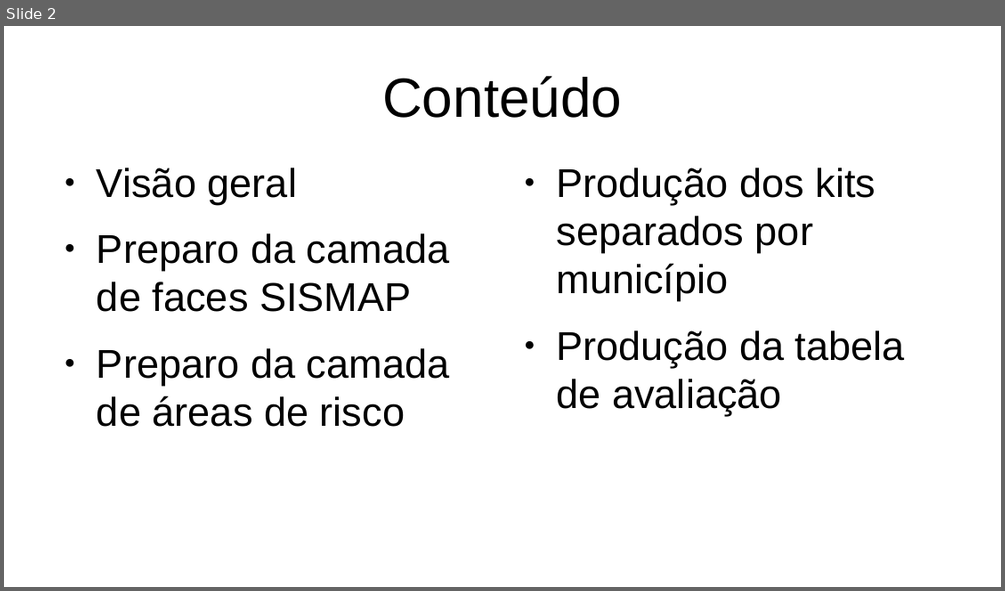
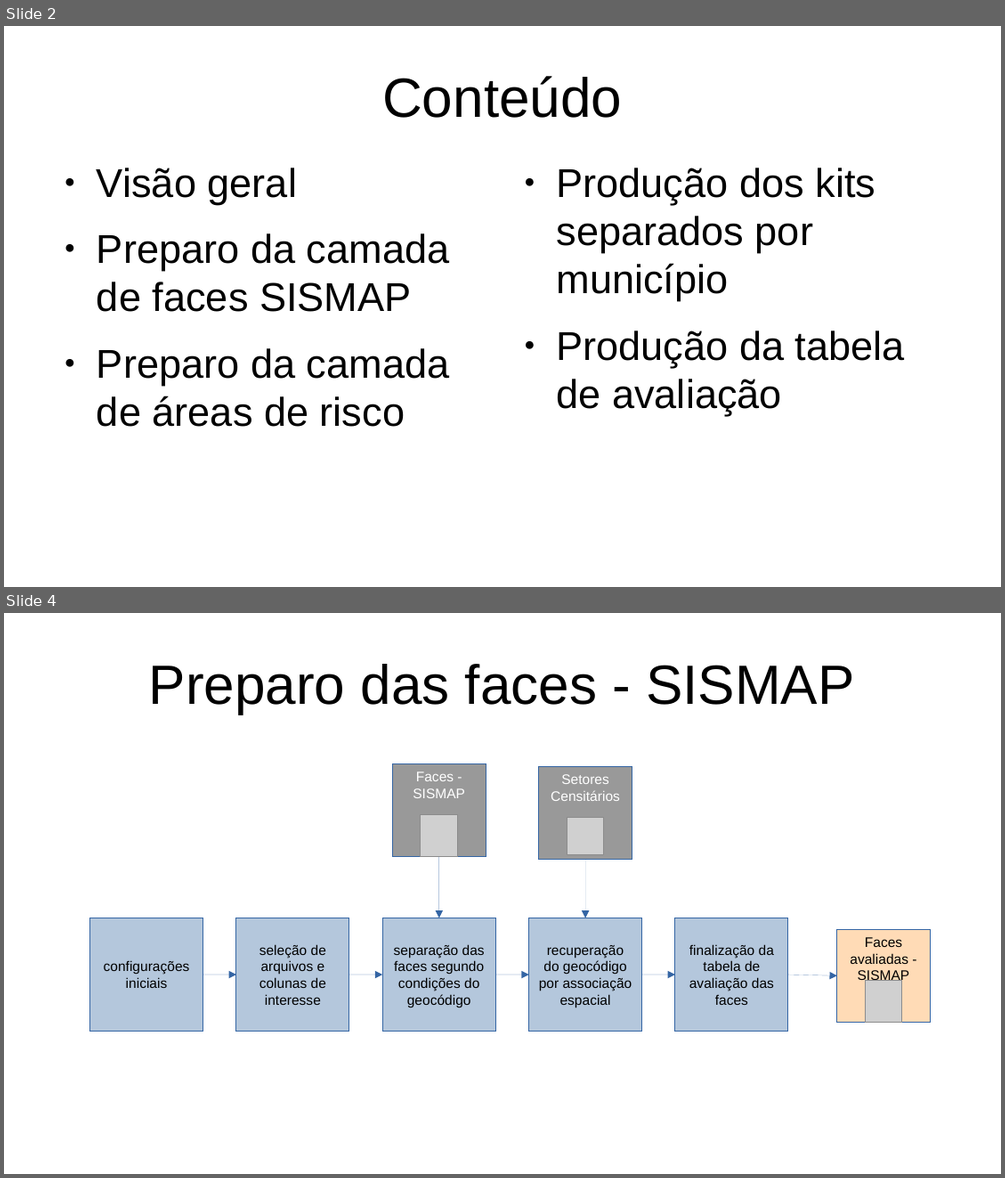
Before and after one commit to jcmartinssh/kits-BATER, a slide deck: apresentacao.odp. Shown one above the other, each under a label of ours: slide 2 before the commit, slides 2 and 4 after it; the slides between them are not shown. The pictures are 1005x591 and 1005x1178 pixels, drawn with LibreOffice and Linux fonts; fonts in the diff are those of the drawing; grey boxes stand for pictures. Boxes give left, top, right and bottom in pixels: in the first picture for what was removed or moved away, otherwise in the second. Text is boxed around its words. In the diff, an @@ line names an element or a change of style, - is before the commit and + after.

```diff
--- a/apresentacao.odp
+++ b/apresentacao.odp
@@ slide 4 added at (x1=4, y1=613, x2=1001, y2=1174), background #FFFFFF @@
@@ title added at (x1=149, y1=664, x2=854, y2=714), 44 pt, text #000000 @@
+Preparo das faces - SISMAP
@@ rectangle added at (x1=393, y1=764, x2=486, y2=857), fill #999999, outline #3465A4 0 pt, 11 pt, text #FFFFFF @@
+Faces - SISMAP
@@ rectangle added at (x1=539, y1=767, x2=631, y2=860), fill #999999, outline #3465A4 0 pt, 11 pt, text #FFFFFF @@
+Setores Censitários
@@ picture added at (x1=421, y1=815, x2=458, y2=856) @@
@@ picture added at (x1=566, y1=818, x2=604, y2=854) @@
@@ arrow added from (439, 857) to (439, 918), #3465A4 0 pt @@
@@ arrow added from (586, 860) to (586, 918), #3465A4 0 pt @@
@@ rectangle added at (x1=90, y1=918, x2=203, y2=1031), fill #B4C7DC, outline #3465A4 0 pt, 11 pt, text #000000 @@
+configurações iniciais
@@ rectangle added at (x1=236, y1=918, x2=349, y2=1031), fill #B4C7DC, outline #3465A4 0 pt, 11 pt, text #000000 @@
+seleção de arquivos e colunas de interesse
@@ rectangle added at (x1=383, y1=918, x2=496, y2=1031), fill #B4C7DC, outline #3465A4 0 pt, 11 pt, text #000000 @@
+separação das faces segundo condições do geocódigo
@@ rectangle added at (x1=528, y1=918, x2=642, y2=1031), fill #B4C7DC, outline #3465A4 0 pt, 11 pt, text #000000 @@
+recuperação do geocódigo por associação espacial
@@ rectangle added at (x1=675, y1=918, x2=788, y2=1031), fill #B4C7DC, outline #3465A4 0 pt, 11 pt, text #000000 @@
+finalização da tabela de avaliação das faces
@@ rectangle added at (x1=837, y1=929, x2=930, y2=1022), fill #FFDBB6, outline #3465A4 0 pt, 11 pt, text #000000 @@
+Faces avaliadas - SISMAP
@@ arrow added from (203, 975) to (236, 975), #3465A4 0 pt @@
@@ arrow added from (349, 975) to (383, 975), #3465A4 0 pt @@
@@ arrow added from (496, 975) to (528, 975), #3465A4 0 pt @@
@@ arrow added from (642, 975) to (675, 975), #3465A4 0 pt @@
@@ arrow added from (788, 975) to (837, 976), #3465A4 0 pt @@
@@ picture added at (x1=866, y1=981, x2=902, y2=1022) @@
```
Also in this commit, not shown: 2 slides changed, 4 other slides added, 2 other files.
